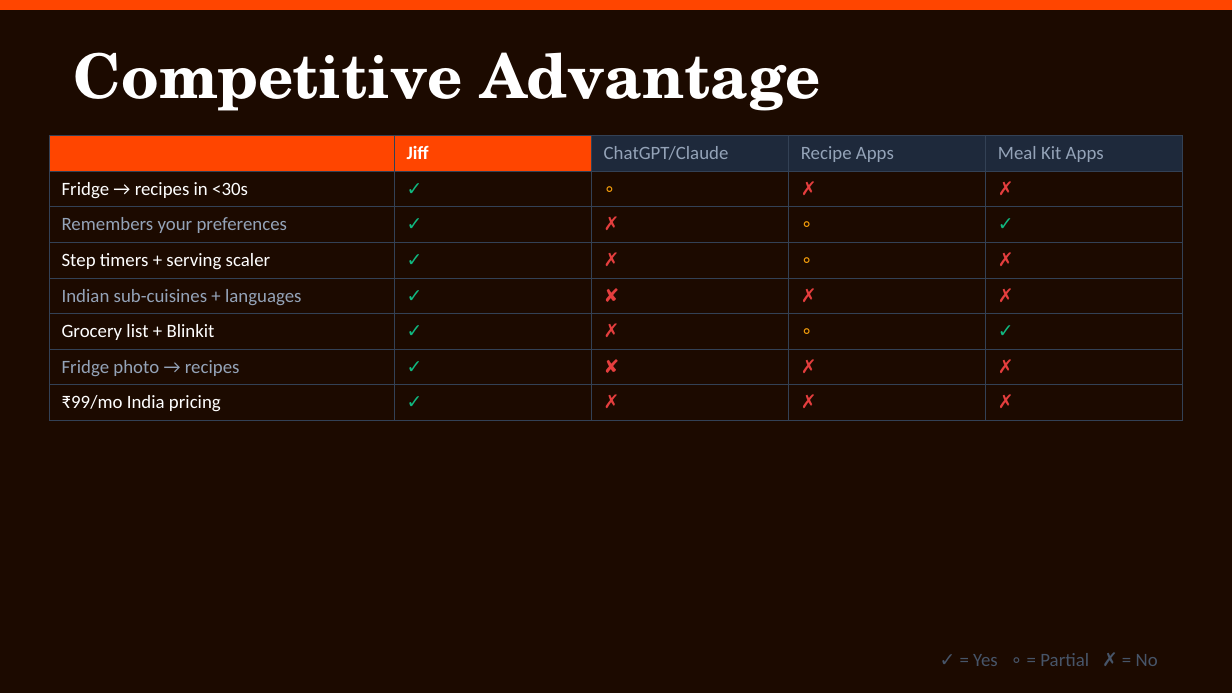
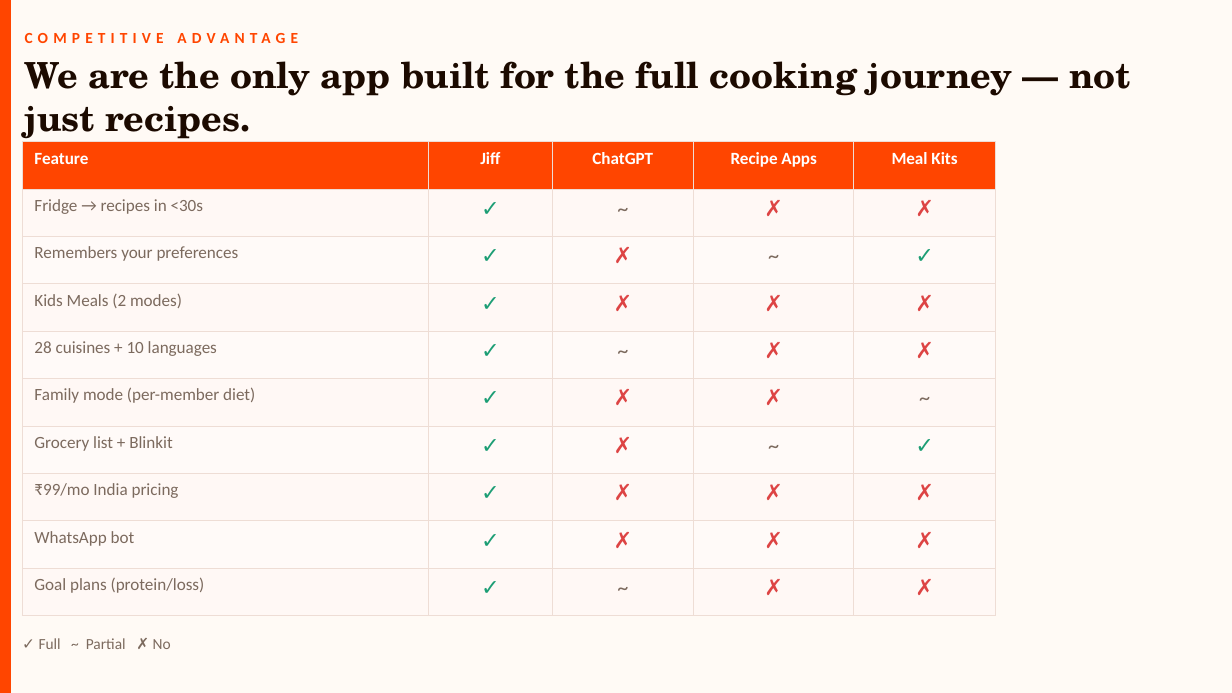
Before and after one commit to sridarant/fridgemind, a slide deck: slide 9 of INVESTOR_DECK.pptx. Drawn at 1232x693 pixels with LibreOffice and Linux fonts; fonts in the diff are those of the drawing. Boxes give left, top, right and bottom in pixels: in the first picture for what was removed or moved away, otherwise in the second. Text is boxed around its words. In the diff, an @@ line names an element or a change of style, - is before the commit and + after.

```diff
--- a/INVESTOR_DECK.pptx
+++ b/INVESTOR_DECK.pptx
@@ background #1C0A00 to #FFFFFF @@
@@ rectangle: place and size @@
-rectangle at (0, 0, 1232, 10)
+rectangle at (0, 0, 1232, 692)
@@ rectangle at (0, 0, 1232, 692): fill #FF4500 to #FFFAF5; outline none to #FFFAF5 1 pt @@
@@ rectangle added at (0, 0, 10, 692), fill #FF4500, outline #FF4500 1 pt @@
@@ text at (74, 52, 820, 111): text changed; size 36 to 9 pt; font TeX Gyre Schola to Calibri; text colour #FFFFFF to #FF4500 @@
-Competitive Advantage
+COMPETITIVE ADVANTAGE
@@ text added at (25, 61, 1130, 144), 21 pt, text #1C0A00, bold @@
+We are the only app built for the full cooking journey — not just recipes.
@@ table at (22, 142, 995, 616) @@
-row 1:  | Jiff | ChatGPT/Claude | Recipe Apps | Meal Kit Apps
+row 1: Feature | Jiff | ChatGPT | Recipe Apps | Meal Kits
-row 2, column 3: ∘
+row 2, column 3: ~
-row 3, column 4: ∘
+row 3, column 4: ~
-row 4, column 1: Step timers + serving scaler
+row 4, column 1: Kids Meals (2 modes)
-row 4, column 4: ∘
+row 4, column 4: ✗
-row 5, column 1: Indian sub-cuisines + languages
+row 5, column 1: 28 cuisines + 10 languages
-row 5, column 3: ✘
+row 5, column 3: ~
-row 6: Grocery list + Blinkit | ✓ | ✗ | ∘ | ✓
+row 6: Family mode (per-member diet) | ✓ | ✗ | ✗ | ~
-row 7: Fridge photo → recipes | ✓ | ✘ | ✗ | ✗
+row 7: Grocery list + Blinkit | ✓ | ✗ | ~ | ✓
+row 9: WhatsApp bot | ✓ | ✗ | ✗ | ✗
+row 10: Goal plans (protein/loss) | ✓ | ~ | ✗ | ✗
@@ table: place and size @@
-table at (49, 136, 1183, 416)
+table at (22, 142, 995, 616)
@@ text at (39, 638, 171, 649): text changed; size 11 to 9 pt; text colour #475569 to #7C6A5E @@
-✓ = Yes ∘ = Partial ✗ = No
+✓ Full ~ Partial ✗ No
```
Also in this commit, not shown: 11 other slides changed, 6 other files.
